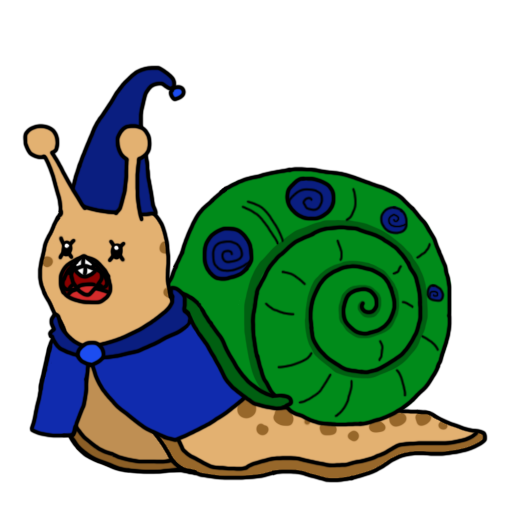
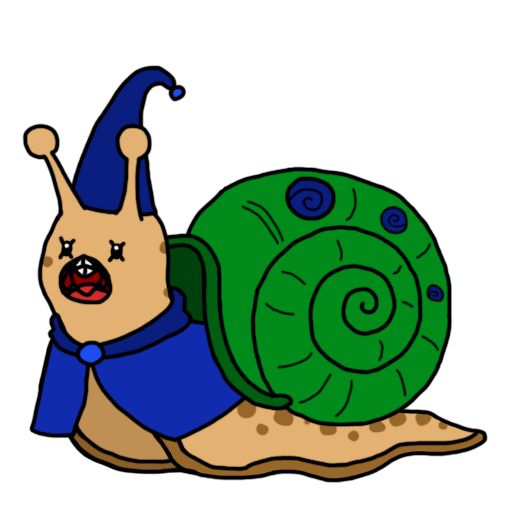
Comparing the layer stacks of the two 512 x 512 images. Changes:
added layer "ShellJewels4" in group "Shell" over [378, 228, 391, 236]
added layer "ShellJewels3" in group "Shell" over [425, 283, 428, 304]
renamed "ShellJewels" to "ShellJewels2", painted on it over [284, 219, 428, 304]
painted on "SnailShell" over [186, 181, 428, 393]
painted on "Snail" (2nd of 2, in "Snail") over [68, 424, 188, 459]
renamed "ShellJewelBack" to "ShellJewelBack1", hid it over [201, 226, 255, 282]
painted on "SnailShellBack" (2nd of 2, in "SnailShellBack") over [166, 182, 298, 393]
